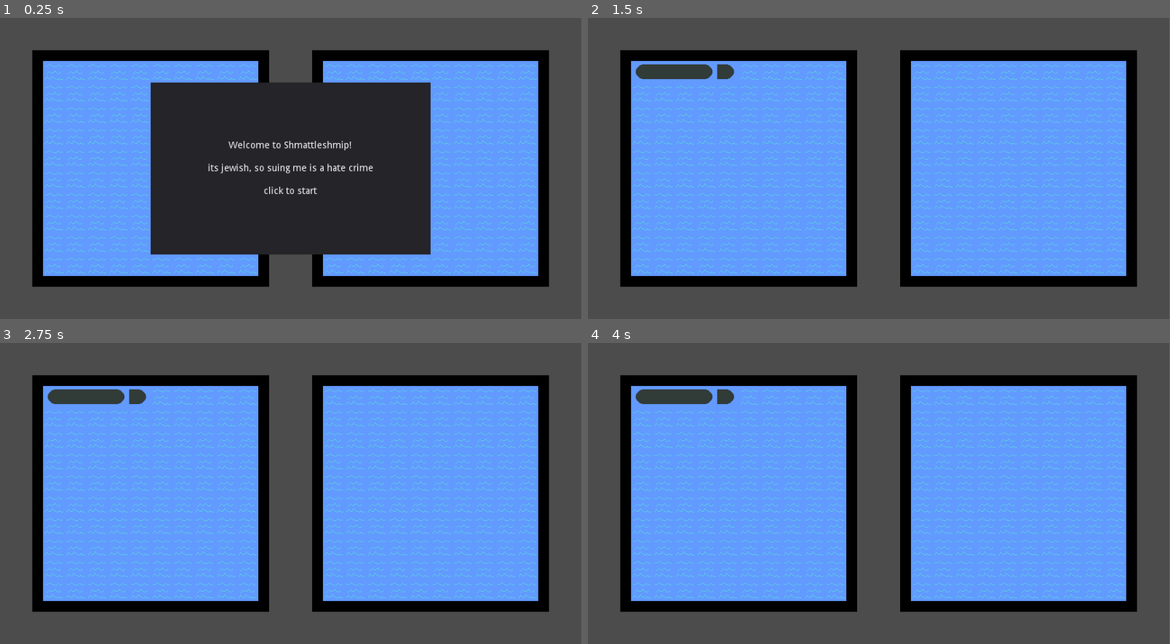
Above: before the commit, frames 1-4 (two rows, left to right).
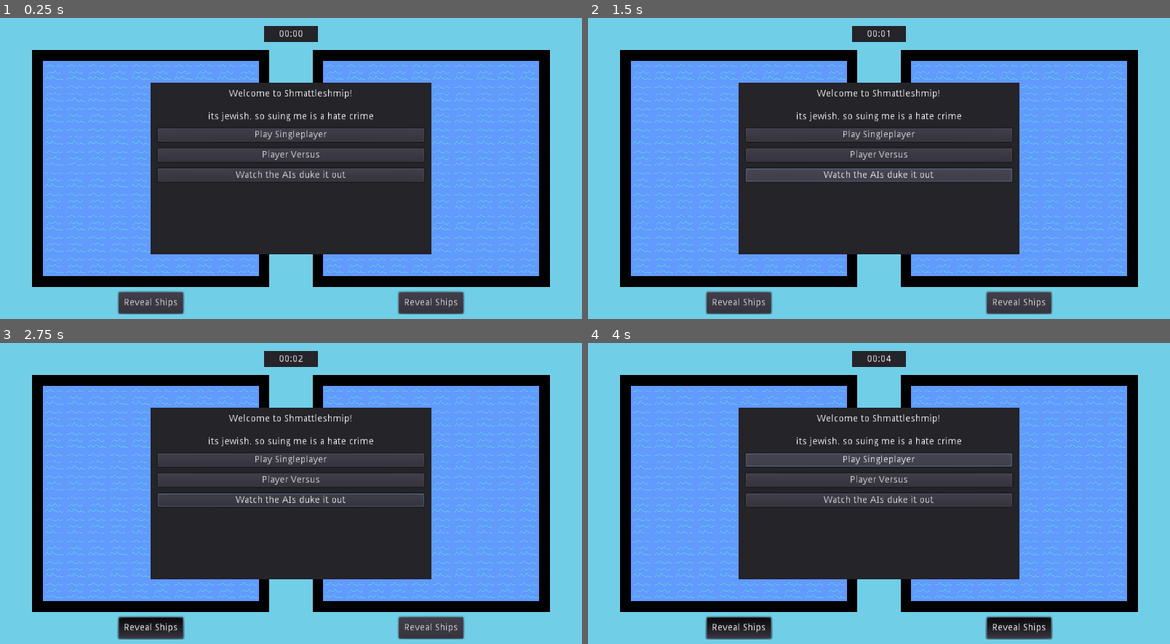
Above: after the commit, the same moments.

Repository: craigostrin/Battleship-v2
Game: Godot game, scene res://Main.tscn
Two runs of this game, one before a commit and one after it. Both use one fixed random seed, a clock stepped at 60 frames per second and the inputs below.
Inputs (mouse positions are in pixels of both pictures, inside the frame that each line leads up to):
- Up to frame 1 (0.25 s): no input
- Up to frame 2 (1.5 s): click (879, 156) at 0.5 s, where only the run after the commit has a clickable "Player Versus"; click (879, 174) at 1.25 s, where only the run after the commit has a clickable "Watch the AIs duke it out"
- Up to frame 3 (2.75 s): click (151, 628) at 2 s, where only the run after the commit has a clickable "Reveal Ships"
- Up to frame 4 (4 s): click (1018, 628) at 2.75 s, where only the run after the commit has a clickable "Reveal Ships"; click (879, 460) at 3.5 s, where only the run after the commit has a clickable "Play Singleplayer"
In our replay, the window is 799x414 before the commit and 800x414 after it. These sizes can differ from the game's own. Grey fills any space a smaller window leaves; there, only what the larger window draws over its background counts as a difference.

The runs differ from the first frame. In frame 1, 38% of the frame differs, in the area x 0-100%, y 0-100%; in frame 2, 61%; in frame 3, 61%; in frame 4, 62%.

Commit message:
Minor refactoring, more performant AI target guessing, and basic UI

Diff:
--- a/Board/Board.gd
+++ b/Board/Board.gd
@@ -17,7 +17,7 @@
 var targeted_cells := {}
 var ships_sunk := 0
 
-export var grid: Resource = preload("res://PlayerGrid.tres")
+export var grid: Resource
 export var default_sprite: Texture = preload("res://Art/water.png")
 export var target_sprite: Texture = preload("res://Art/target.png")
 export var hit_sprite: Texture = preload("res://Art/hit_transparent.png")
@@ -30,6 +30,7 @@
 	grid.initialize_grid()
 	initialize_sprites()
 	_cursor.board_position = position
+	_cursor.grid = grid
 	_cursor.connect("accept_pressed", self, "_on_accept_pressed")
 
 
@@ -57,11 +58,17 @@
 
 	if targeted_cell == grid.States.HIT or targeted_cell == grid.States.MISS or index in targeted_cells:
 		emit_signal("target_not_confirmed")
+		if index in targeted_cells:
+			print("index in targeted cells")
+		if targeted_cell == grid.States.HIT:
+			print("targeted cell already hit")
+		if targeted_cell == grid.States.MISS:
+			print("targeted cell already missed")
 		return
 
 	var sprite = create_sprite_at_index(target_sprite, index)
 	targeted_cells[index] = sprite
-	emit_signal("target_confirmed")
+	emit_signal("target_confirmed", index)
 
 
 func attack_targeted_cells() -> void:
@@ -95,10 +102,10 @@
 		emit_signal("all_ships_sunk")
 
 
-func toggle_ships_revealed() -> void:
+func reveal_ships(boolean: bool) -> void:
 	for ship in placed_ships:
 		if not ship.is_sunk:
-			ship.visible = !ship.visible
+			ship.visible = boolean
 
 
 # Everything that calls this should be using grid.clamp_ship_placement beforehand
--- a/Board/Cursor/Cursor.gd
+++ b/Board/Cursor/Cursor.gd
@@ -10,7 +10,7 @@
 var ship_placer: Ship setget _set_ship_placer
 
 # preload for DEBUG
-var grid: Resource = preload("res://PlayerGrid.tres")
+var grid: Resource = preload("res://Board/LeftGrid.tres")
 export var ui_cooldown := 0.1
 var board_position := Vector2.ZERO
 
--- a/EnemyGrid.tres
+++ b/Board/LeftGrid.tres
@@ -1,6 +1,6 @@
 [gd_resource type="Resource" load_steps=2 format=2]
 
-[ext_resource path="res://Grid.gd" type="Script" id=1]
+[ext_resource path="res://Board/Grid.gd" type="Script" id=1]
 
 [resource]
 script = ExtResource( 1 )
--- a/PlayerGrid.tres
+++ b/Board/RightGrid.tres
@@ -1,6 +1,6 @@
 [gd_resource type="Resource" load_steps=2 format=2]
 
-[ext_resource path="res://Grid.gd" type="Script" id=1]
+[ext_resource path="res://Board/Grid.gd" type="Script" id=1]
 
 [resource]
 script = ExtResource( 1 )
--- a/EnemyAI.gd
+++ b/EnemyAI/EnemyAI.gd
@@ -5,14 +5,22 @@
 # 			One basic algorithm with totally random guessing
 # 			One complex algorithm with checkerboard guessing (see: https://www.thesprucecrafts.com/how-to-win-at-battleship-411068)
 
+# Easy/Med/Hard - will be child nodes
+# Easy: Basic AI, guesses completely randomly
+# Medium: Basic AI but kills ships after finding them
+# Hard: Checkerboard guesses
+var strategy
+
+var unguessed_indexes := []
 var prev_attack: int
 var think_time := 0.5
 
 var rng := RandomNumberGenerator.new()
 var grid := Grid.new()
-onready var _timer: Timer = $Timer
 var opponent_board: Board
 var my_board: Board
+
+onready var _timer: Timer = $Timer
 
 
 func init(_my_board: Board, _opponent_board: Board) -> void:
@@ -26,8 +34,16 @@
 	rng.randomize()
 	my_board.connect("ship_not_placed", self, "_on_ship_not_placed")
 	opponent_board.connect("target_not_confirmed", self, "_try_attack")
-	#opponent_board.connect("target_confirmed", self, "_on_target_confirmed")
-	grid.initialize_grid()
+	opponent_board.connect("target_confirmed", self, "_on_target_confirmed")
+	initialize_unguessed()
+
+
+func initialize_unguessed() -> void:
+	for row in grid.rows:
+		for column in grid.columns:
+			var index = column + row * grid.columns
+			unguessed_indexes.append(index)
+	print(unguessed_indexes)
 
 
 func start_turn(number_of_attacks: int) -> void:
@@ -40,12 +56,14 @@
 	_timer.start(think_time)
 	yield(_timer, "timeout")
 
-	var index = _get_random_index()
-	opponent_board.target_cell(index)
+	var index = _get_random_index(unguessed_indexes)
+	var unguessed_index = unguessed_indexes[index]
+	opponent_board.target_cell(unguessed_index)
 
 
-#func _on_target_confirmed(index: int) -> void:
-#	grid.cells.remove(index)
+func _on_target_confirmed(index: int) -> void:
+	unguessed_indexes.erase(index)
+	print("enemy ai attacked " + str(index))
 
 
 func start_ship_placement() -> void:
@@ -56,19 +74,19 @@
 
 func _try_place_ship(ship: Ship) -> void:
 	# GET RANDOM SHIP PARAMETERS
-	var index = _get_random_index()
+	var index = _get_random_index(my_board.grid.cells)
 	var is_vertical = _get_random_bool()
-	index = grid.clamp_ship_placement(index, ship.length, is_vertical)
+	index = my_board.grid.clamp_ship_placement(index, ship.length, is_vertical)
 	ship.is_vertical = is_vertical
 
 	# CHECK IF ANY SHIPS ARE ADJACENT TO PROPOSED POSITION
 	var no_ships_adjacent := true
-	var ship_index_array := grid.get_ship_index_array(index, ship.length, is_vertical)
+	var ship_index_array: PoolIntArray = my_board.grid.get_ship_index_array(index, ship.length, is_vertical)
 
 	for i in ship_index_array:
-		var adjacents = grid.get_adjacents(i)
+		var adjacents = my_board.grid.get_adjacents(i)
 		var adjacent_cell_states = _get_cell_states(adjacents)
-		if grid.States.SHIP in adjacent_cell_states:
+		if my_board.grid.States.SHIP in adjacent_cell_states:
 			no_ships_adjacent = false
 
 	if no_ships_adjacent:
@@ -91,10 +109,10 @@
 	_try_place_ship(ship)
 
 
-func _get_random_index() -> int:
-	# I found this created a more random distribution than randi_range(), which
+func _get_random_index(array: Array) -> int:
+	# I found randi() % max created a more random distribution than randi_range(), which
 	# had ships bunching up on the edges a lot
-	var _max = grid.cells.size() - 1
+	var _max = array.size() - 1
 	return rng.randi() % _max
 
 
--- a/EnemyAI.tscn
+++ b/EnemyAI/EnemyAI.tscn
@@ -1,6 +1,6 @@
 [gd_scene load_steps=2 format=2]
 
-[ext_resource path="res://EnemyAI.gd" type="Script" id=1]
+[ext_resource path="res://EnemyAI/EnemyAI.gd" type="Script" id=1]
 
 [node name="EnemyAI" type="Node"]
 script = ExtResource( 1 )
--- a/Main.gd
+++ b/Main.gd
@@ -6,11 +6,11 @@
 
 var setups_finished := 0
 var is_left_turn: bool # only used during play, not setup
-export var attacks_per_turn := 1
+export var attacks_per_turn := 5
 var attacks_this_turn := 0
 
 var enemy_ais := []
-var enemy_ai_scene = preload("res://EnemyAI.tscn")
+var enemy_ai_scene = preload("res://EnemyAI/EnemyAI.tscn")
 var left_enemy_ai: EnemyAI
 var right_enemy_ai: EnemyAI
 
@@ -24,8 +24,8 @@
 	_connect_signals(boards)
 
 	right_board.is_player_controlled = true
-#	_setup_enemy_ai(left_board)
-	_setup_enemy_ai(right_board)
+	#_setup_enemy_ai(left_board)
+	#_setup_enemy_ai(right_board)
 
 	panel.show()
 
@@ -38,9 +38,6 @@
 	if panel.visible and event.is_action_pressed("ui_accept"):
 		panel.hide()
 		_start_setup()
-
-	if event.is_action_pressed("ui_end"):
-		right_board.toggle_ships_revealed()
 
 
 func _setup_enemy_ai(my_board: Board) -> void:
@@ -93,7 +90,7 @@
 	if board.is_player_controlled:
 		board.clear_ship_placer()
 		board.show_cursor(false)
-		board.toggle_ships_revealed()
+		board.reveal_ships(false)
 
 	# left_board is hardcoded to always go first
 	if right_board.is_player_controlled and setups_finished == 1:
@@ -105,7 +102,6 @@
 
 
 func _start_left_turn() -> void:
-	print("start left turn")
 	attacks_this_turn = 0
 	is_left_turn = true
 	left_board.show_cursor(false)
@@ -117,7 +113,6 @@
 
 
 func _start_right_turn() -> void:
-	print("start right turn")
 	attacks_this_turn = 0
 	is_left_turn = false
 	right_board.show_cursor(false)
@@ -128,7 +123,8 @@
 		left_board.show_cursor(true)
 
 
-func _on_target_confirmed(board: Board) -> void:
+# _index_ isn't used; the signal passes it for EnemyAI to use
+func _on_target_confirmed(_index_, board: Board) -> void:
 	attacks_this_turn += 1
 	if attacks_this_turn < attacks_per_turn:
 		return
@@ -154,3 +150,11 @@
 
 	$UI/Panel/Label.text = winning_board + " won!"
 	panel.show()
+
+
+func _on_LeftRevealShipsButton_toggled(button_pressed: bool) -> void:
+	left_board.reveal_ships(button_pressed)
+
+
+func _on_RightRevealShipsButton_toggled(button_pressed: bool) -> void:
+	right_board.reveal_ships(button_pressed)
--- a/Main.tscn
+++ b/Main.tscn
@@ -1,8 +1,10 @@
-[gd_scene load_steps=4 format=2]
+[gd_scene load_steps=6 format=2]
 
 [ext_resource path="res://Main.gd" type="Script" id=1]
+[ext_resource path="res://UI/UI.gd" type="Script" id=2]
 [ext_resource path="res://Board/Board.tscn" type="PackedScene" id=3]
-[ext_resource path="res://EnemyGrid.tres" type="Resource" id=4]
+[ext_resource path="res://Board/RightGrid.tres" type="Resource" id=4]
+[ext_resource path="res://Board/LeftGrid.tres" type="Resource" id=5]
 
 [node name="Main" type="Node"]
 script = ExtResource( 1 )
@@ -14,12 +16,14 @@
 
 [node name="LeftBoard" parent="Boards" instance=ExtResource( 3 )]
 position = Vector2( 64, 64 )
+grid = ExtResource( 5 )
 
 [node name="RightBoard" parent="Boards" instance=ExtResource( 3 )]
 position = Vector2( 480, 64 )
 grid = ExtResource( 4 )
 
 [node name="UI" type="CanvasLayer" parent="."]
+script = ExtResource( 2 )
 
 [node name="Panel" type="Panel" parent="UI"]
 anchor_left = 0.5
@@ -35,16 +39,106 @@
 "_edit_use_anchors_": false
 }
 
-[node name="Label" type="Label" parent="UI/Panel"]
+[node name="VBoxContainer" type="VBoxContainer" parent="UI/Panel"]
 anchor_right = 1.0
 anchor_bottom = 1.0
+margin_left = 10.0
+margin_top = 10.0
+margin_right = -10.0
+margin_bottom = -10.0
+custom_constants/separation = 10
+__meta__ = {
+"_edit_use_anchors_": false
+}
+
+[node name="TitleLabel" type="Label" parent="UI/Panel/VBoxContainer"]
+margin_right = 396.0
+margin_bottom = 48.0
 text = "Welcome to Shmattleshmip!
 
-its jewish, so suing me is a hate crime
-
-click to start"
+its jewish, so suing me is a hate crime"
 align = 1
 valign = 1
 __meta__ = {
 "_edit_use_anchors_": false
 }
+
+[node name="Button" type="Button" parent="UI/Panel/VBoxContainer"]
+margin_top = 58.0
+margin_right = 396.0
+margin_bottom = 78.0
+text = "Play Singleplayer"
+
+[node name="Button2" type="Button" parent="UI/Panel/VBoxContainer"]
+margin_top = 88.0
+margin_right = 396.0
+margin_bottom = 108.0
+text = "Player Versus"
+
+[node name="Button3" type="Button" parent="UI/Panel/VBoxContainer"]
+margin_top = 118.0
+margin_right = 396.0
+margin_bottom = 138.0
+text = "Watch the AIs duke it out"
+
+[node name="TimerPanel" type="Panel" parent="UI"]
+anchor_left = 0.5
+anchor_right = 0.5
+margin_left = -40.0
+margin_top = 12.0
+margin_right = 40.0
+margin_bottom = 36.0
+__meta__ = {
+"_edit_use_anchors_": false
+}
+
+[node name="Label" type="Label" parent="UI/TimerPanel"]
+anchor_right = 1.0
+anchor_bottom = 1.0
+text = "00:00"
+align = 1
+valign = 1
+
+[node name="Timer" type="Timer" parent="UI/TimerPanel"]
+wait_time = 120.0
+one_shot = true
+autostart = true
+
+[node name="LeftRevealShipsButton" type="Button" parent="UI"]
+anchor_left = 0.259
+anchor_top = 0.946
+anchor_right = 0.259
+anchor_bottom = 0.946
+margin_left = -47.776
+margin_top = -15.808
+margin_right = 48.224
+margin_bottom = 16.192
+focus_mode = 0
+toggle_mode = true
+enabled_focus_mode = 0
+keep_pressed_outside = true
+text = "Reveal Ships"
+__meta__ = {
+"_edit_use_anchors_": false
+}
+
+[node name="RightRevealShipsButton" type="Button" parent="UI"]
+anchor_left = 0.741
+anchor_top = 0.946
+anchor_right = 0.741
+anchor_bottom = 0.946
+margin_left = -48.2241
+margin_top = -15.808
+margin_right = 47.7759
+margin_bottom = 16.192
+focus_mode = 0
+toggle_mode = true
+enabled_focus_mode = 0
+keep_pressed_outside = true
+text = "Reveal Ships"
+__meta__ = {
+"_edit_use_anchors_": false
+}
+
+[connection signal="toggled" from="UI/LeftRevealShipsButton" to="." method="_on_LeftRevealShipsButton_toggled"]
+[connection signal="toggled" from="UI/RightRevealShipsButton" to="." method="_on_RightRevealShipsButton_toggled"]
--- /dev/null
+++ b/UI/UI.gd
@@ -0,0 +1,23 @@
+extends CanvasLayer
+
+signal left_ships_revealed(button_pressed)
+
+onready var _timer_label := $TimerPanel/Label
+onready var _countdown := $TimerPanel/Timer
+
+var time_elapsed := 0.0
+
+func _process(delta: float) -> void:
+	time_elapsed += delta
+	_timer_label.text = _format_seconds(time_elapsed)
+
+
+func _format_seconds(time: float) -> String:
+	var minutes := time / 60
+	var seconds := fmod(time, 60)
+
+	return "%02d:%02d" % [minutes, seconds]
+
+
+func _on_LeftRevealShipsButton_toggled(button_pressed: bool) -> void:
+	emit_signal("left_ships_revealed", button_pressed)
--- a/project.godot
+++ b/project.godot
@@ -22,12 +22,12 @@
 "base": "Node",
 "class": "EnemyAI",
 "language": "GDScript",
-"path": "res://EnemyAI.gd"
+"path": "res://EnemyAI/EnemyAI.gd"
 }, {
 "base": "Resource",
 "class": "Grid",
 "language": "GDScript",
-"path": "res://Grid.gd"
+"path": "res://Board/Grid.gd"
 }, {
 "base": "Node2D",
 "class": "Ship",
@@ -52,6 +52,8 @@
 
 window/size/width=864
 window/size/height=448
+window/stretch/mode="2d"
+window/stretch/aspect="keep"
 
 [input]
 
@@ -81,4 +83,5 @@
 
 [rendering]
 
+environment/default_clear_color=Color( 0.443137, 0.811765, 0.909804, 1 )
 environment/default_environment="res://default_env.tres"
Renamed: Grid.gd -> Board/Grid.gd
